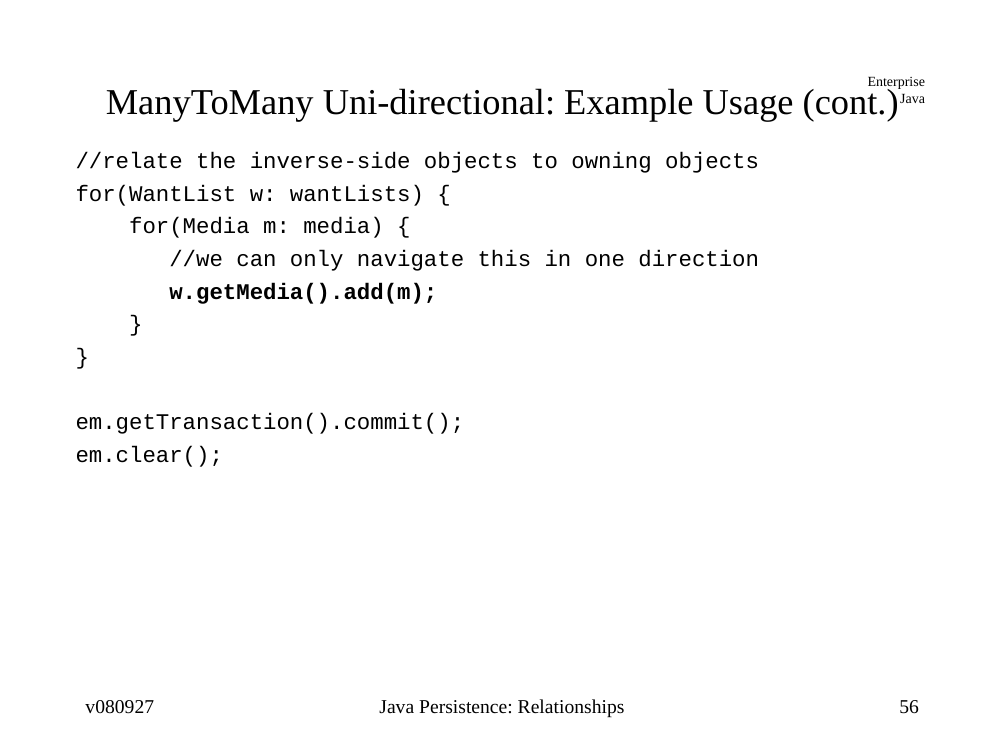
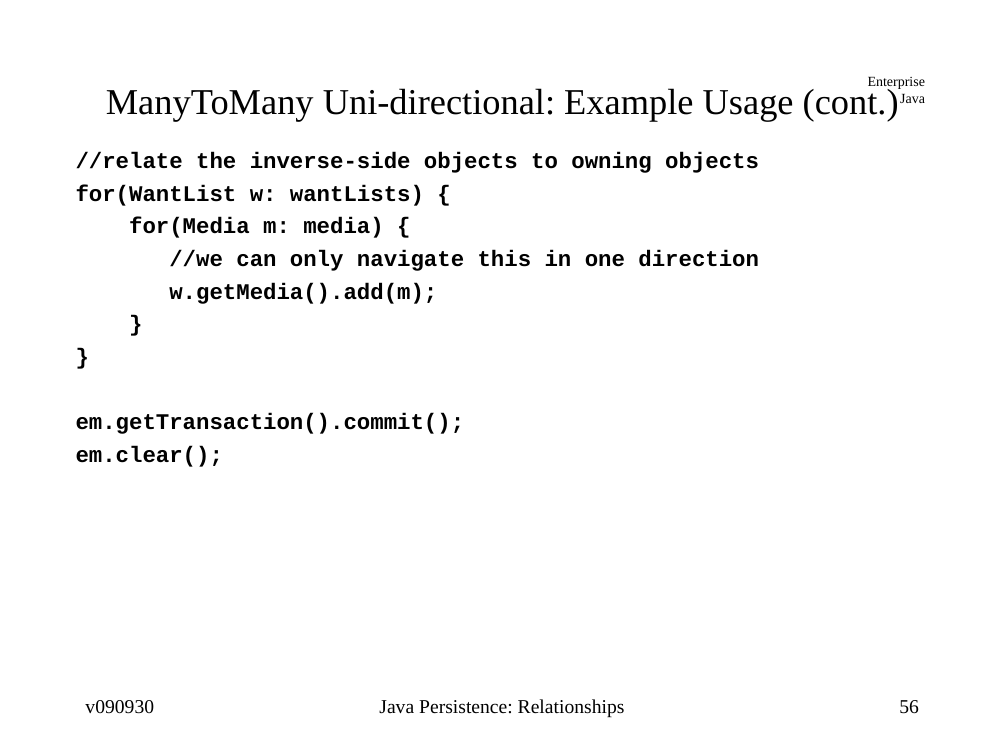
Before and after one commit to jcstaff/ejava-javaee, a slide deck: slide 56 of ormRelations/src/site/resources/lectures/ormRelations.ppt. Drawn at 1008x756 pixels with LibreOffice and Linux fonts; fonts in the diff are those of the drawing. Boxes give left, top, right and bottom in pixels: in the first picture for what was removed or moved away, otherwise in the second. Text is boxed around its words. In the diff, an @@ line names an element or a change of style, - is before the commit and + after.

```diff
--- a/ormRelations/src/site/resources/lectures/ormRelations.ppt
+++ b/ormRelations/src/site/resources/lectures/ormRelations.ppt
@@ text at bbox=[76, 152, 759, 467]: bold on in "//relate the inverse-side objects to owning objects", "for(WantList w: wantLists) {", "for(Media m: media) {", "//we can only navigate this in one ..." and 4 more places @@
@@ text at bbox=[85, 700, 154, 714]: text changed @@
-v080927
+v090930
```
Also in this commit, not shown: 67 other slides changed.
